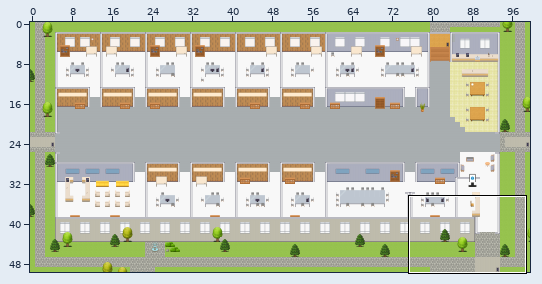
One commit to this Tiled map (JSON): maps/PH-Customer-Engagement-Platform-Data-Foundation-Visualization.tmj. The picture above shows the old version from afar; the outline marks the close-up.
Close-up. Before the commit:
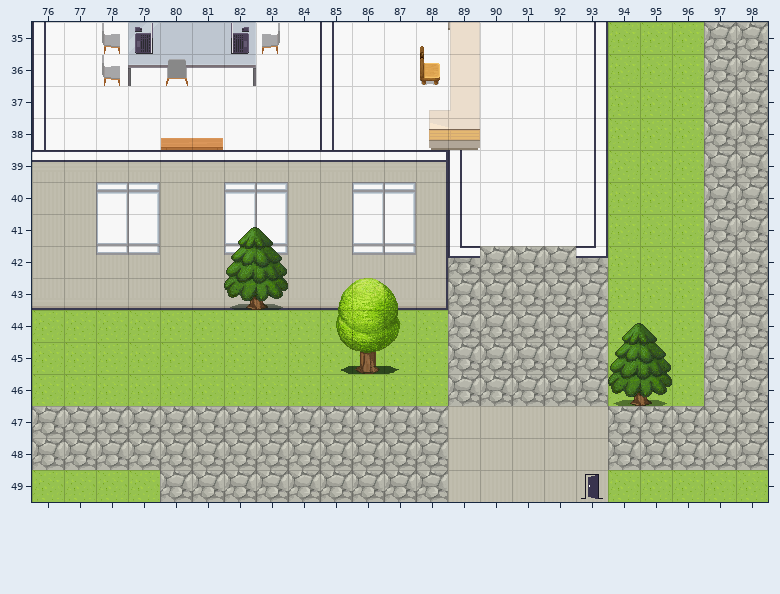
Cells are 32x32 px. Shown: x 76..98, y 35..49.
The same view after the edit:
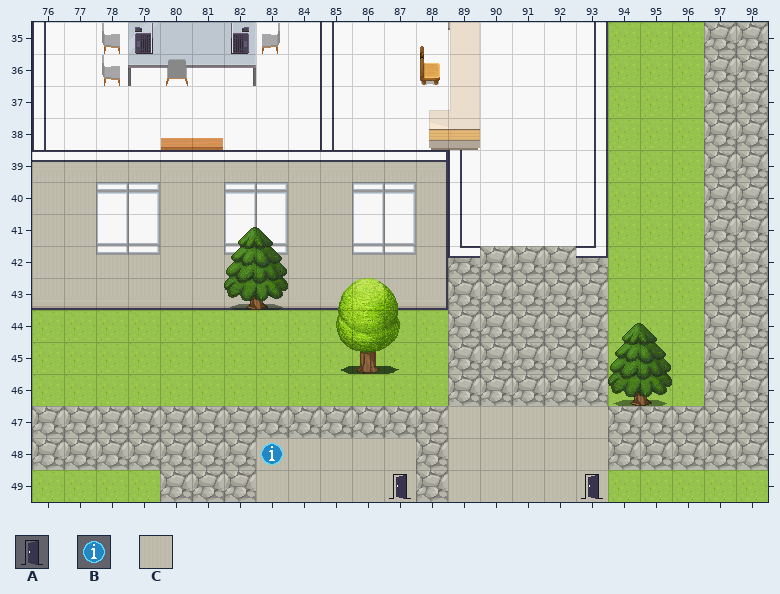
Key: from "User_Zones": A 65, B 104; from "room2": C 328.
_ is an empty cell.
Change:
{"where": "layer \"floors\""}
{"y":48,"x":83,"old":"_____","new":"CCCCC"}
{"y":49,"x":83,"old":"_____","new":"CCCCC"}
{"where": "layer \"zones\""}
{"y":48,"x":83,"old":"_","new":"B"}
{"y":49,"x":87,"old":"_","new":"A"}
{"label":"added","picture_box":[256,438,416,502]}
